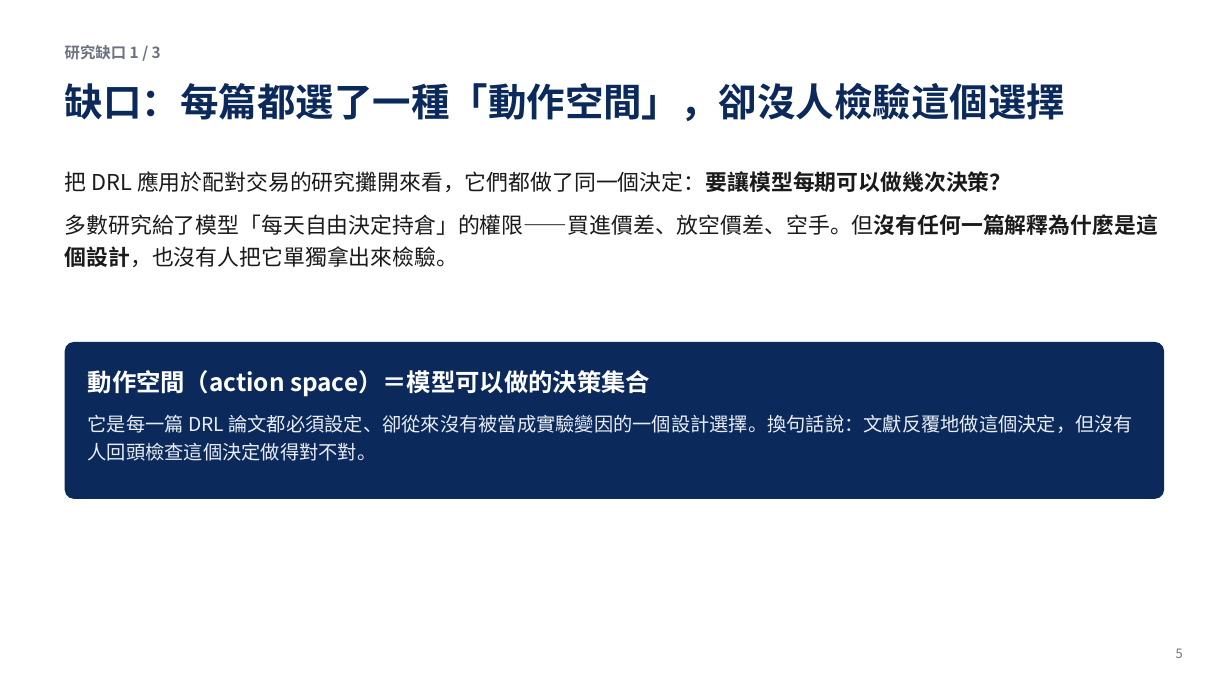
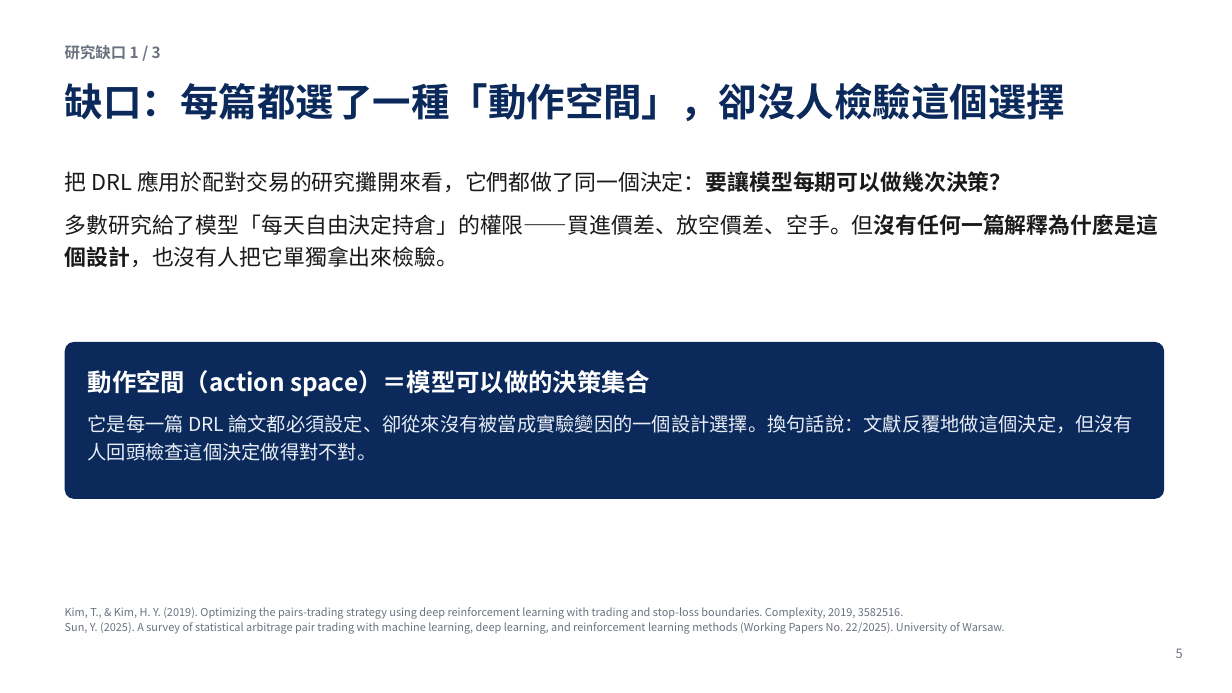
Before and after one commit to LerajieAsta/pairtrade_trainingproject, a slide deck: slide 5 of thesis/口試簡報.pptx. Drawn at 1232x693 pixels with LibreOffice and Linux fonts; fonts in the diff are those of the drawing. Boxes give left, top, right and bottom in pixels: in the first picture for what was removed or moved away, otherwise in the second. Text is boxed around its words. In the diff, an @@ line names an element or a change of style, - is before the commit and + after.

```diff
--- a/thesis/口試簡報.pptx
+++ b/thesis/口試簡報.pptx
@@ text added at (65,607,1004,634), 8.5 pt, text #6B7280 @@
+Kim, T., & Kim, H. Y. (2019). Optimizing the pairs-trading strategy using deep reinforcement learning with trading and stop-loss boundaries. Complexity, 2019, 3582516.
+Sun, Y. (2025). A survey of statistical arbitrage pair trading with machine learning, deep learning, and reinforcement learning methods (Working Papers No. 22/2025). University of Warsaw.
```
Also in this commit, not shown: 10 other slides changed, 1 other file.
